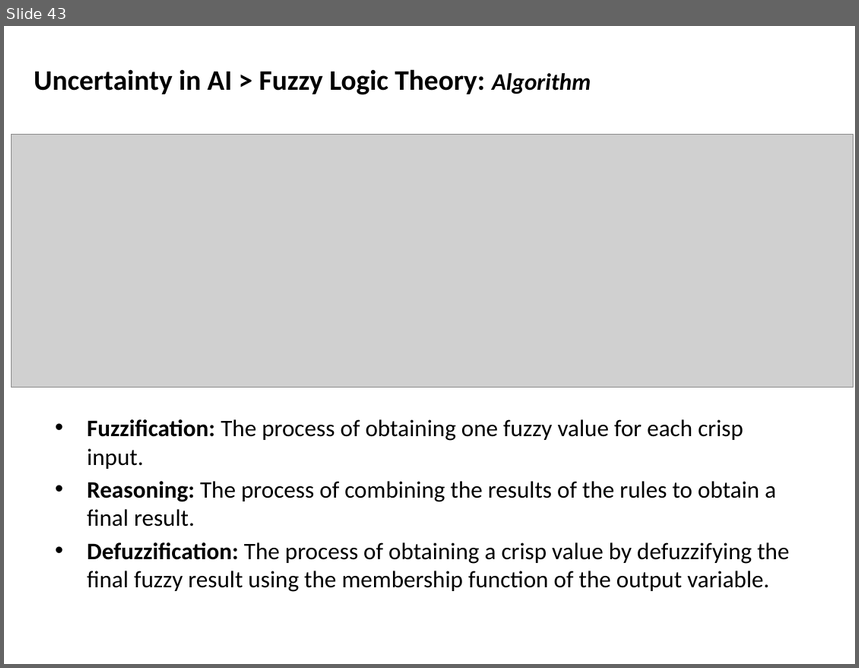
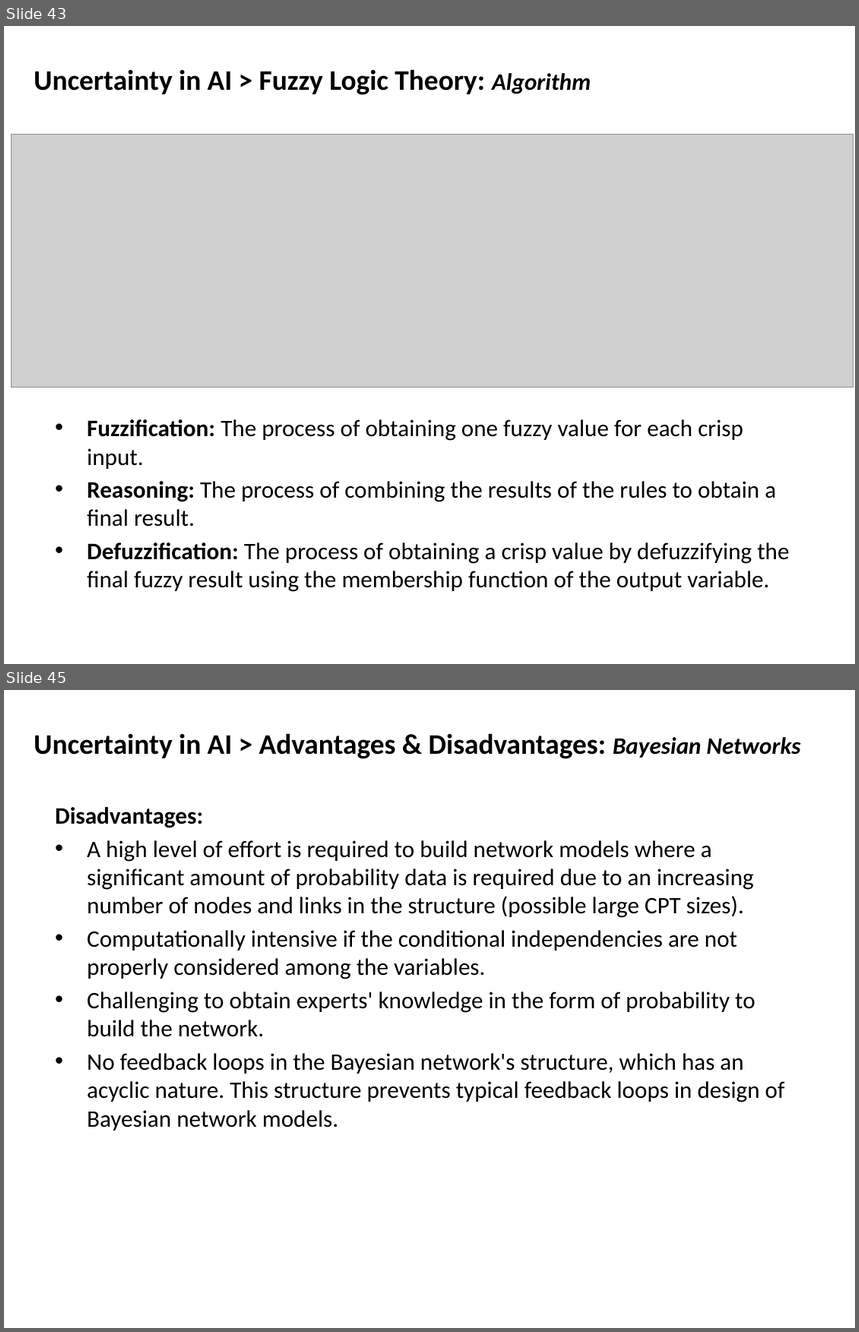
Before and after one commit to mshayganfar/CompExam1, a slide deck: presentation/PhD-comprehensive-exam.pptx. Shown one above the other, each under a label of ours: slide 43 before the commit, slides 43 and 45 after it; the slides between them are not shown. The pictures are 859x668 and 859x1332 pixels, drawn with LibreOffice and Linux fonts; fonts in the diff are those of the drawing; grey boxes stand for pictures. Boxes give left, top, right and bottom in pixels: in the first picture for what was removed or moved away, otherwise in the second. Text is boxed around its words. In the diff, an @@ line names an element or a change of style, - is before the commit and + after.

Commit message:
Advantages & disadvantages

```diff
--- a/presentation/PhD-comprehensive-exam.pptx
+++ b/presentation/PhD-comprehensive-exam.pptx
@@ slide 45 added at [4,690,855,1328], background #FFFFFF @@
@@ text added at [34,733,801,759], 24 pt, text #000000, bold @@
+Uncertainty in AI > Advantages & Disadvantages: Bayesian Networks
@@ text added at [55,807,785,1131], 20 pt, text #000000 @@
+Disadvantages:
+• A high level of effort is required to build network models where a significant amount of probability data is required due to an increasing number of nodes and links in the structure (possible large CPT sizes).
+• Computationally intensive if the conditional independencies are not properly considered among the variables.
+• Challenging to obtain experts' knowledge in the form of probability to build the network.
+• No feedback loops in the Bayesian network's structure, which has an acyclic nature. This structure prevents typical feedback loops in design of Bayesian network models.
```
Also in this commit, not shown: 1 slide changed, 4 other slides added.
